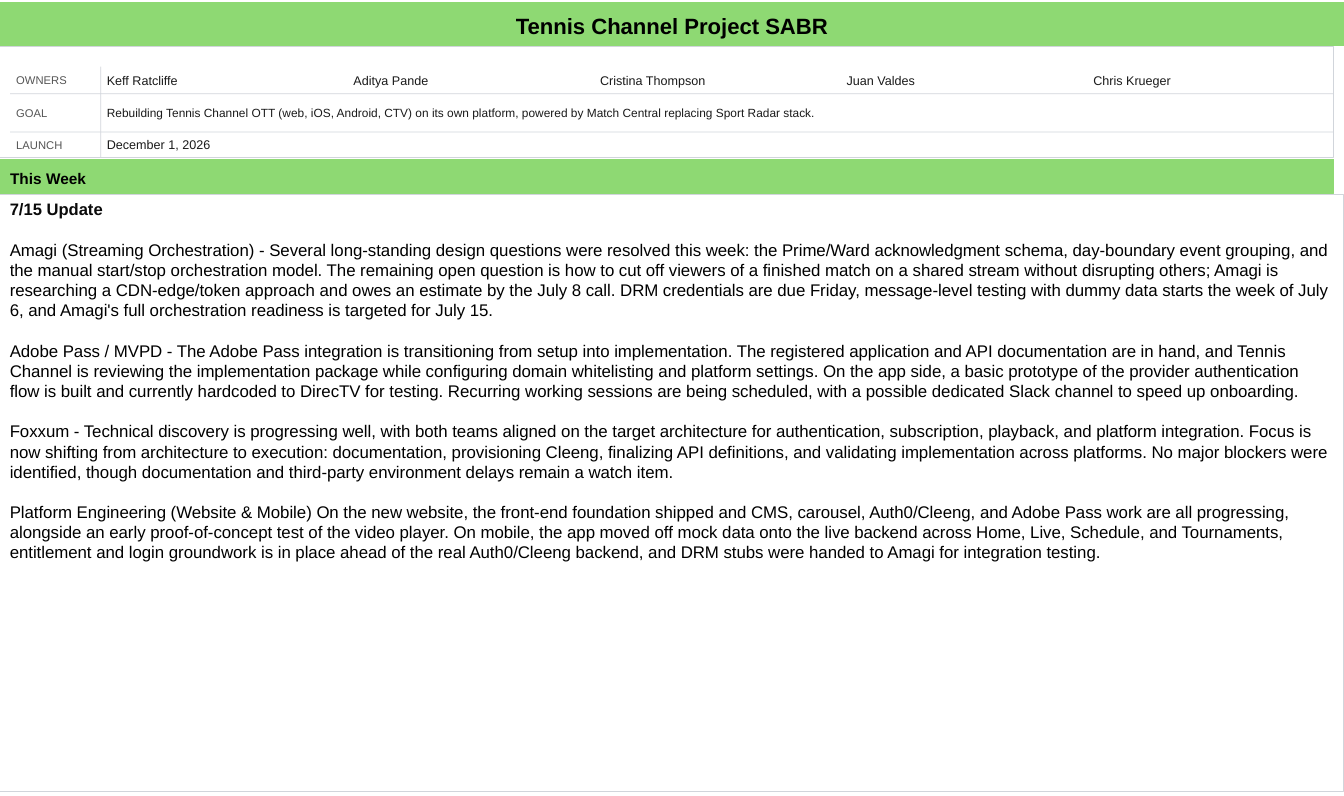
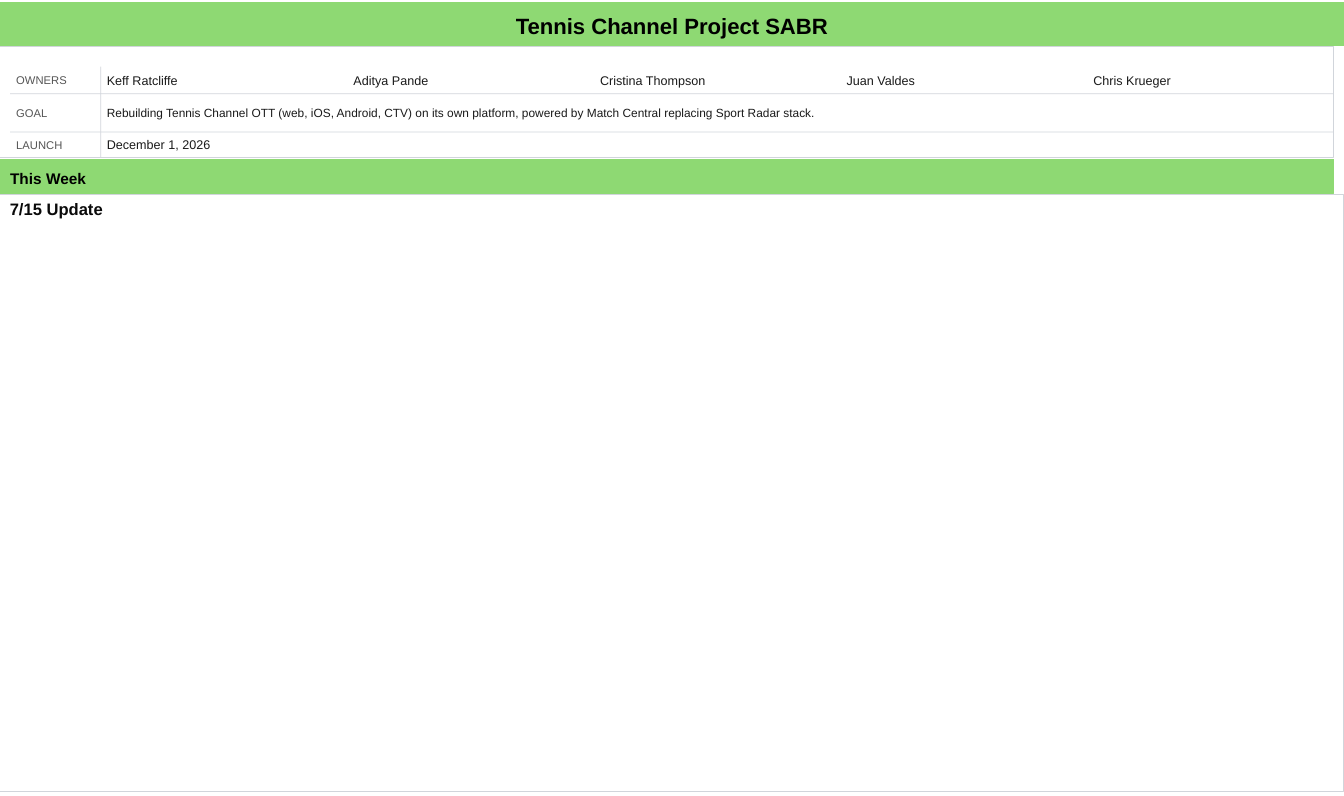
Before and after one commit to jfvtennis/sabr-reporting, a slide deck: slide 1 of SABR_CPR_Component_Status.pptx. Drawn at 1344x796 pixels with LibreOffice and Linux fonts; fonts in the diff are those of the drawing. Boxes give left, top, right and bottom in pixels: in the first picture for what was removed or moved away, otherwise in the second. Text is boxed around its words. In the diff, an @@ line names an element or a change of style, - is before the commit and + after.

```diff
--- a/SABR_CPR_Component_Status.pptx
+++ b/SABR_CPR_Component_Status.pptx
@@ text in rectangle at [10,243,1328,562]: paragraphs removed @@
-Amagi (Streaming Orchestration) - Several long-standing design questions were resolved this week: the Prime/Ward acknowledgment schema, day-boundary event grouping, and the manual start/stop orchestration model. The remaining open question is how to cut off viewers of a finished match on a shared stream without disrupting others; Amagi is researching a CDN-edge/token approach and owes an estimate by the July 8 call. DRM credentials are due Friday, message-level testing with dummy data starts the week of July 6, and Amagi's full orchestration readiness is targeted for July 15.
-Adobe Pass / MVPD - The Adobe Pass integration is transitioning from setup into implementation. The registered application and API documentation are in hand, and Tennis Channel is reviewing the implementation package while configuring domain whitelisting and platform settings. On the app side, a basic prototype of the provider authentication flow is built and currently hardcoded to DirecTV for testing. Recurring working sessions are being scheduled, with a possible dedicated Slack channel to speed up onboarding.
-Foxxum - Technical discovery is progressing well, with both teams aligned on the target architecture for authentication, subscription, playback, and platform integration. Focus is now shifting from architecture to execution: documentation, provisioning Cleeng, finalizing API definitions, and validating implementation across platforms. No major blockers were identified, though documentation and third-party environment delays remain a watch item.
-Platform Engineering (Website & Mobile) On the new website, the front-end foundation shipped and CMS, carousel, Auth0/Cleeng, and Adobe Pass work are all progressing, alongside an early proof-of-concept test of the video player. On mobile, the app moved off mock data onto the live backend across Home, Live, Schedule, and Tournaments, entitlement and login groundwork is in place ahead of the real Auth0/Cleeng backend, and DRM stubs were handed to Amagi for integration testing.
```
Also in this commit, not shown: 10 other files.
